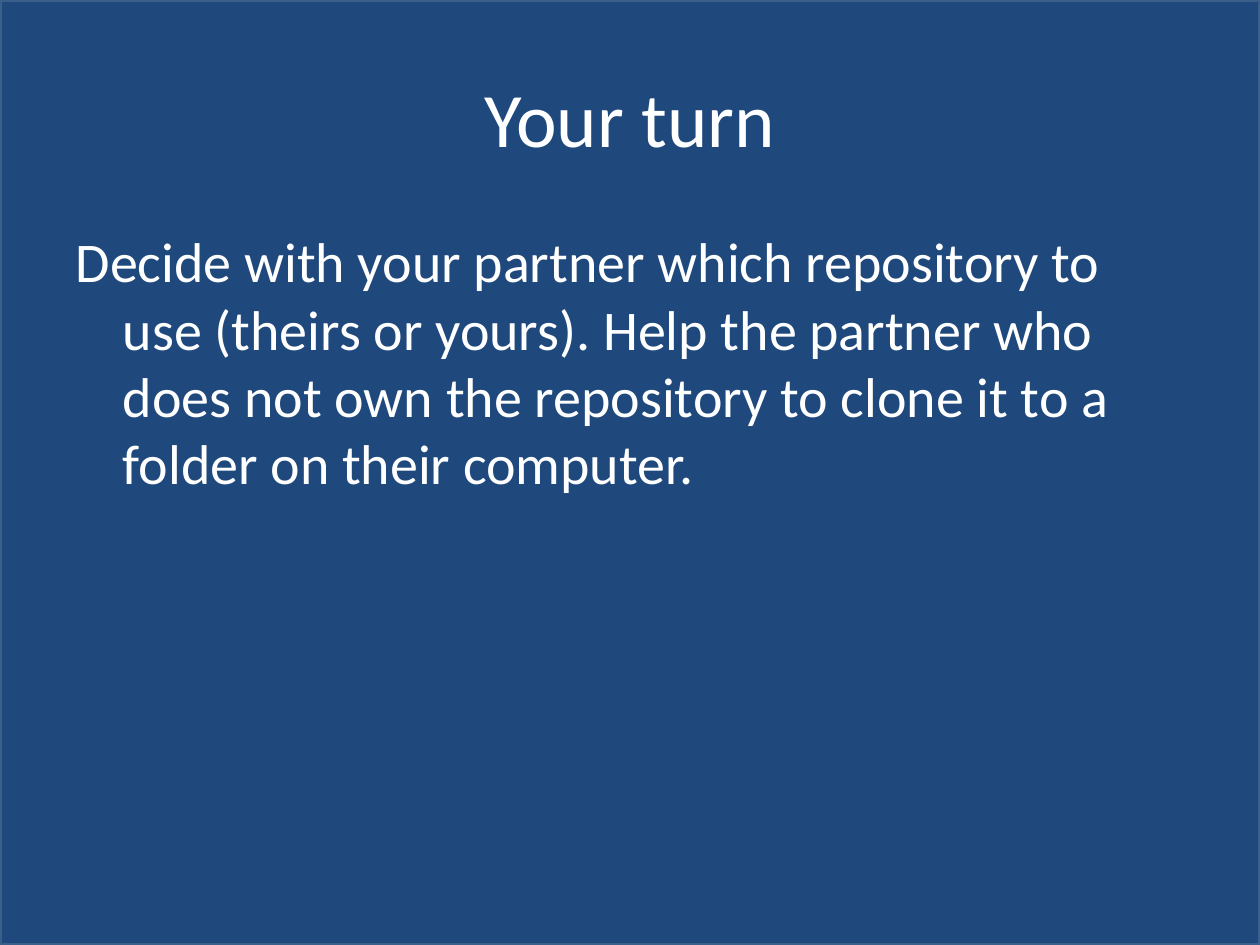
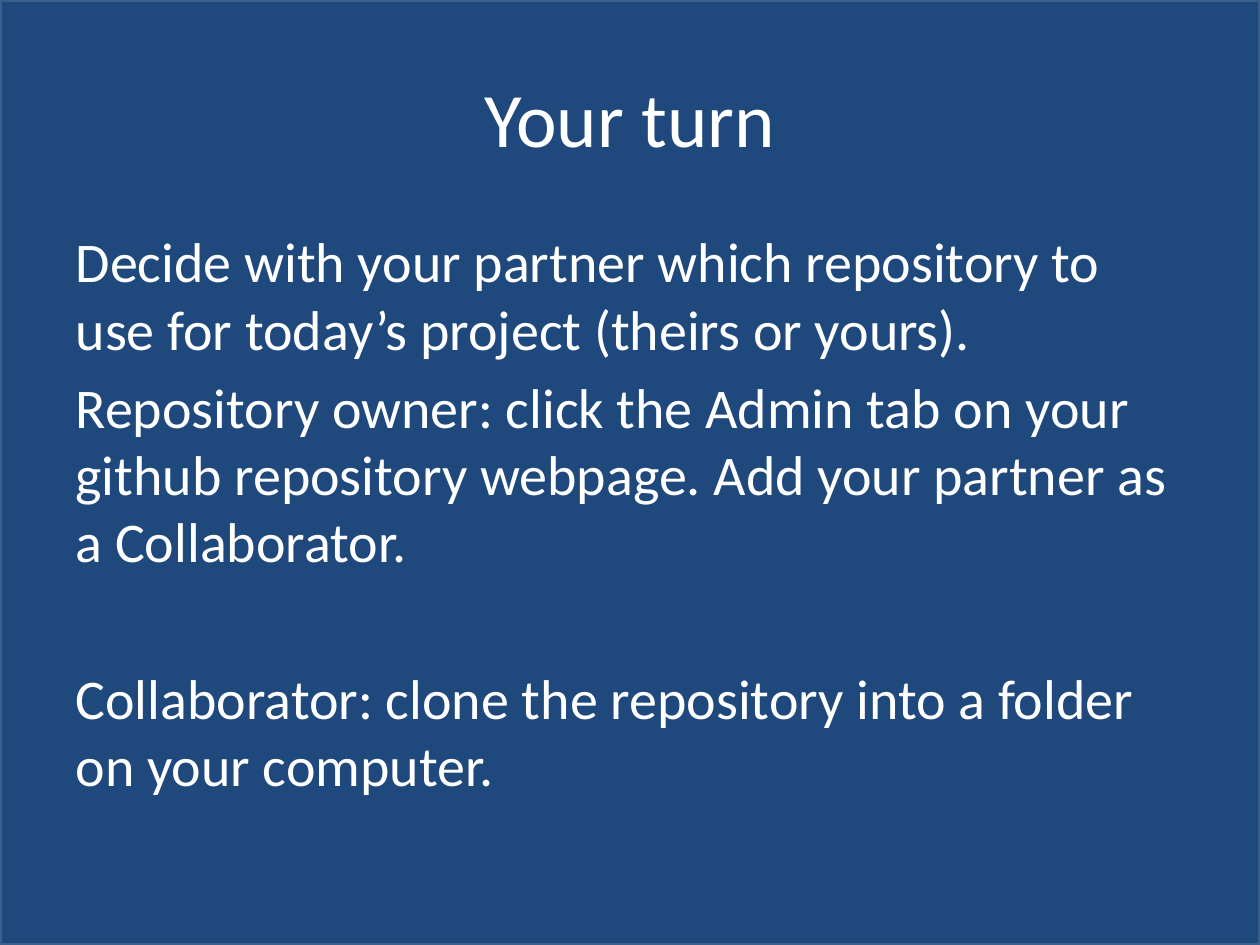
Before and after one commit to hadley/stat405-resources, a slide deck: slide 30 of git-lecture/Stat-405-git-lecture.pptx (slide 22 before the commit). Drawn at 1260x945 pixels with LibreOffice and Linux fonts; fonts in the diff are those of the drawing. Boxes give left, top, right and bottom in pixels: in the first picture for what was removed or moved away, otherwise in the second. Text is boxed around its words. In the diff, an @@ line names an element or a change of style, - is before the commit and + after.

```diff
--- a/git-lecture/Stat-405-git-lecture.pptx
+++ b/git-lecture/Stat-405-git-lecture.pptx
@@ text at bbox=[76, 243, 1166, 795]: text changed @@
-Decide with your partner which repository to use (theirs or yours). Help the partner who does not own the repository to clone it to a folder on their computer.
+Decide with your partner which repository to use for today’s project (theirs or yours).
+Repository owner: click the Admin tab on your github repository webpage. Add your partner as a Collaborator.
+Collaborator: clone the repository into a folder on your computer.
```
Also in this commit, not shown: 21 other slides changed, 24 slides added, 4 slides removed, 1 other file.
